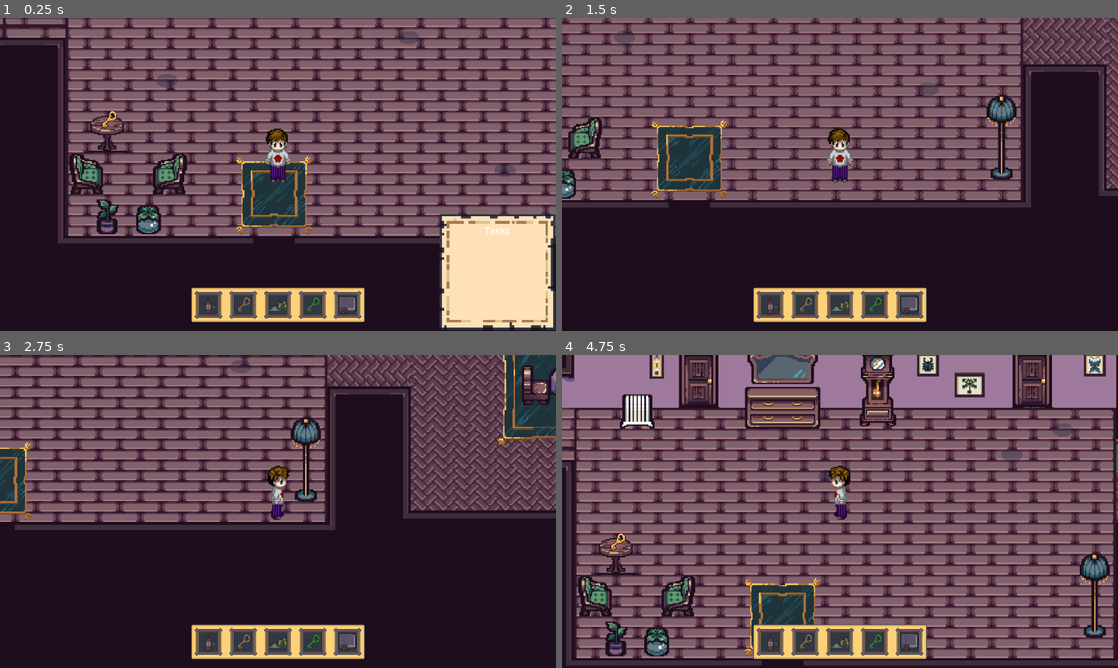
Above: before the commit, frames 1-4 (two rows, left to right).
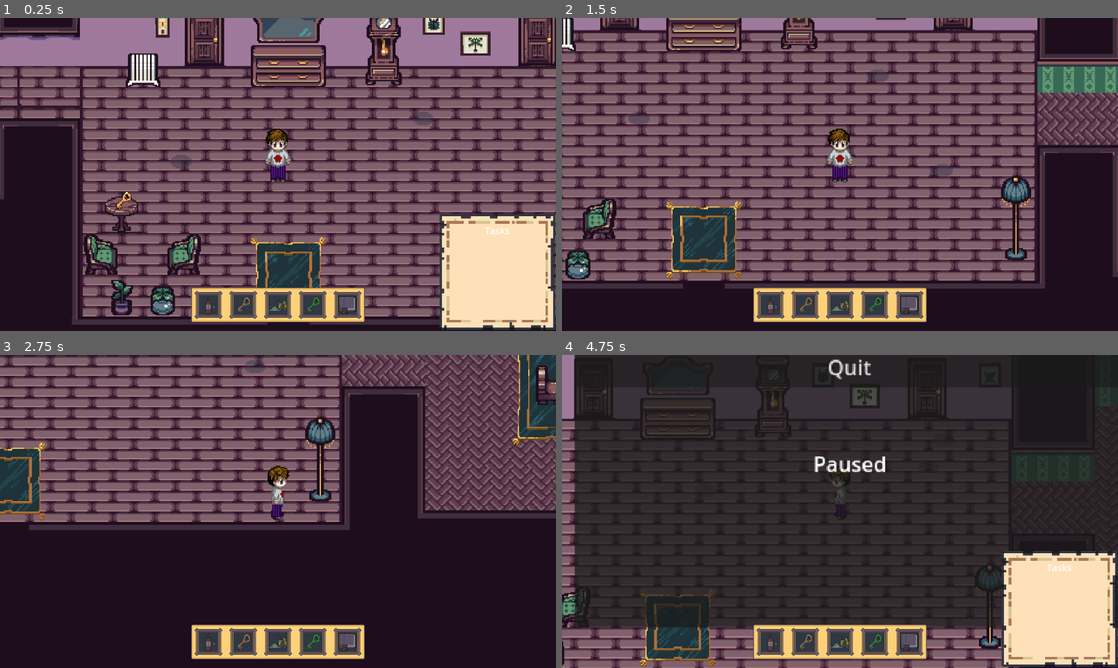
Above: after the commit, the same moments.

Repository: EvanNavel/HauntedSpouse
Game: Godot game, scene res://scenes/House/testing/test_first_floor.tscn
The game is run twice, just before and just after one commit, with the same random seed, the same clock (stepped at 60 frames per second) and the same inputs. This scene is started directly instead of the project's main scene.
Inputs (mouse positions are in pixels of both pictures, inside the frame that each line leads up to):
- Up to frame 1 (0.25 s): no input
- Up to frame 2 (1.5 s): move the mouse to (962, 158) at 0.52 s; hold D (walk_right) 0.53-1.28 s; tap E (interact) at 0.6 s; click (962, 158) at 0.67 s; move the mouse to (728, 190) at 1.27 s; hold S (walk_down) from 1.28 s (still down); tap Tab (task_toggle) at 1.35 s; click (728, 190) at 1.42 s
- Up to frame 3 (2.75 s): move the mouse to (333, 442) at 2.02 s; release S (walk_down) at 2.03 s; hold D (walk_right) from 2.03 s (still down); tap E (interact) at 2.1 s; click (333, 442) at 2.17 s
- Up to frame 4 (4.75 s): move the mouse to (812, 574) at 2.77 s; release D (walk_right) at 2.78 s; hold W (walk_up) 2.78-3.53 s; tap Tab (task_toggle) at 2.85, 4.35 s; click (812, 574) at 2.92 s; move the mouse to (1006, 558) at 3.52 s; hold A (walk_left) from 3.53 s (still down); tap E (interact) at 3.6 s; click (1006, 558) at 3.67 s; tap Escape (escape, bound only after the commit) at 4.15 s; move the mouse to (673, 464) at 4.27 s; click (673, 464) at 4.42 s

The runs differ from the first frame. In frame 1, 61% of the frame differs, in the area x 0-100%, y 0-98%; in frame 2, 63%; in frame 3, 22%; in frame 4, 84%, in the area x 0-100%, y 0-100%.
Error before the commit: Parse Error: Identifier "GlobalSettings" not declared in the current scope. (res://scenes/ui/pause_screen.gd:30)

Commit message:
Plz fix me

Diff:
--- a/hauntedspouse/project.godot
+++ b/hauntedspouse/project.godot
@@ -66,6 +66,11 @@
 "events": [Object(InputEventKey,"resource_local_to_scene":false,"resource_name":"","device":-1,"window_id":0,"alt_press …(192 unchanged characters)…
 ]
 }
+escape={
+"deadzone": 0.5,
+"events": [Object(InputEventKey,"resource_local_to_scene":false,"resource_name":"","device":-1,"window_id":0,"alt_pressed":false,"shift_pressed":false,"ctrl_pressed":false,"meta_pressed":false,"pressed":false,"keycode":0,"physical_keycode":4194305,"key_label":0,"unicode":0,"location":0,"echo":false,"script":null)
+]
+}
 
 [physics]
 
--- a/hauntedspouse/scenes/House/testing/test_first_floor.gd
+++ b/hauntedspouse/scenes/House/testing/test_first_floor.gd
@@ -7,8 +7,5 @@
 	pause_menu.hide()
 
 func _input(event):
-	if event.is_action_pressed("pause"):
-		if get_tree().paused:
-			pause_menu._on_resume_pressed()
-		else:
-			pause_menu.show_pause_menu()
+	if event.is_action_pressed("escape") and get_tree().paused == false:
+		pause_menu.show_pause_menu()
--- a/hauntedspouse/scenes/House/testing/test_first_floor.tscn
+++ b/hauntedspouse/scenes/House/testing/test_first_floor.tscn
@@ -33,17 +33,24 @@
 position = Vector2(-601, 182)
 
 [node name="Player" parent="." node_paths=PackedStringArray("task_panel", "inventory_panel") instance=ExtResource("6_mjk2y")]
-position = Vector2(378, 359)
+position = Vector2(367, 297)
 task_panel = NodePath("../GameScreen/TaskPanel")
 inventory_panel = NodePath("../GameScreen/InventoryPanel")
 
 [node name="OverworldMusic" type="AudioStreamPlayer2D" parent="Player"]
-position = Vector2(-3.33337, -20)
+position = Vector2(-3.6478e-05, -20)
 scale = Vector2(1.11111, 1.11111)
 stream = ExtResource("8_3x087")
 autoplay = true
 
 [node name="GameScreen" parent="." instance=ExtResource("7_wa2xf")]
+
+[node name="Control" parent="GameScreen" index="1"]
+anchors_preset = 0
+offset_left = -166.0
+offset_top = 417.0
+offset_right = 154.0
+offset_bottom = 627.0
 
 [node name="Parlor" parent="." instance=ExtResource("9_ews1l")]
 position = Vector2(488, -103)
--- a/hauntedspouse/scenes/ui/game_screen.tscn
+++ b/hauntedspouse/scenes/ui/game_screen.tscn
@@ -1,7 +1,8 @@
-[gd_scene load_steps=3 format=3 uid="uid://d31egc2sj82um"]
+[gd_scene load_steps=4 format=3 uid="uid://d31egc2sj82um"]
 
 [ext_resource type="PackedScene" uid="uid://cxmbi20h60tp3" path="res://scenes/ui/task_panel.tscn" id="1_t3yjw"]
 [ext_resource type="PackedScene" uid="uid://dcuymj6kvo5op" path="res://scenes/ui/inventory_panel.tscn" id="2_1grb4"]
+[ext_resource type="PackedScene" uid="uid://12y6rjg01tss" path="res://scenes/ui/pause_screen.tscn" id="2_wr41y"]
 
 [node name="GameScreen" type="CanvasLayer"]
 
@@ -16,6 +17,12 @@
 size_flags_horizontal = 8
 size_flags_vertical = 8
 
+[node name="Control" parent="." instance=ExtResource("2_wr41y")]
+offset_left = 317.0
+offset_top = 148.0
+offset_right = 637.0
+offset_bottom = 358.0
+
 [node name="InventoryPanel" parent="." instance=ExtResource("2_1grb4")]
 offset_top = -75.0
 offset_bottom = -15.0
--- a/hauntedspouse/scenes/ui/pause_screen.gd
+++ b/hauntedspouse/scenes/ui/pause_screen.gd
@@ -1,37 +1,63 @@
 extends Control
-
-@onready var resume_button = $VBoxContainer/resume_button
-@onready var settings_button = $VBoxContainer/settings_button
-@onready var quit_button = $VBoxContainer/quit_button
+@onready var resume_button = $MarginContainer/VBoxContainer/resume_button
+@onready var quit_button = $MarginContainer/VBoxContainer/quit_button
 
 func _ready():
 	#_on_resume_button_pressed.connect(_on_resume_pressed)
-	#_on_settings_button_pressed.connect(_on_settings_pressed)
-	#_on_quit_button_pressed.connect(_on_quit_pressed)
+#	_on_settings_button_pressed.connect(_on_settings_pressed)
+#	#_on_quit_button_pressed.connect(_on_quit_pressed)
 	resume_button.mouse_filter = Control.MOUSE_FILTER_STOP
-	settings_button.mouse_filter = Control.MOUSE_FILTER_STOP
 	quit_button.mouse_filter = Control.MOUSE_FILTER_STOP
 	set_z_index(2)
 	hide()
 
 
-func show_pause_menu():
-	show()
+func resume():
+	get_tree().paused = false
+
+func pause():
 	get_tree().paused = true
-
+	print("1")
+	get_tree().change_scene_to_file("res://scenes/ui/pause_screen.tscn")
+func testEsc():
+	if Input.is_action_just_pressed("esc") and get_tree().paused == false:
+		pause()
+	elif Input.is_action_just_pressed("esc") and get_tree().paused == true:
+		resume()
 
 func _on_resume_button_pressed() -> void:
-	print ("sings pressed")
-	get_tree().paused = false
+	resume()
 	hide()
 
 func _on_settings_button_pressed() -> void:
-	print ("settings pressed")
-	GlobalSettings.previous_scene = "pause"
 	get_tree().change_scene_to_file("res://scenes/ui/settings.tscn")
 
 
 func _on_quit_button_pressed() -> void:
-	print ("sq pressed")
+	resume()
+	get_tree().change_scene_to_file("res://scenes/ui/title_screen.tscn")
+
+
+func show_pause_menu():
+	show()
+	get_tree().paused = true
+func hide_pause_menu():
+	hide()
 	get_tree().paused = false
-	get_tree().change_scene_to_file("res://scenes/ui/title_screen.tscn")
+
+
+
+#func _on_resume_button_pressed() -> void:
+#	print ("sings pressed")
+#	get_tree().paused = false
+#	hide()
+
+#func _on_settings_button_pressed() -> void:
+#	print ("settings pressed")
+#	get_tree().change_scene_to_file("res://scenes/ui/settings.tscn")
+
+
+#func _on_quit_button_pressed() -> void:
+#	print ("sq pressed")
+#	get_tree().paused = false
+#	get_tree().change_scene_to_file("res://scenes/ui/title_screen.tscn")
--- a/hauntedspouse/scenes/ui/pause_screen.tscn
+++ b/hauntedspouse/scenes/ui/pause_screen.tscn
@@ -2,51 +2,41 @@
 
 [ext_resource type="Script" path="res://scenes/ui/pause_screen.gd" id="1_3b3mg"]
 
-[node name="Control" type="Control"]
-layout_mode = 3
-anchors_preset = 0
-offset_right = 40.0
-offset_bottom = 40.0
+[node name="Control" type="PanelContainer"]
+custom_minimum_size = Vector2(320, 210)
+anchors_preset = -1
+offset_left = 296.0
+offset_top = 124.0
+offset_right = 719.0
+offset_bottom = 374.0
 script = ExtResource("1_3b3mg")
 
-[node name="ColorRect" type="ColorRect" parent="."]
-layout_mode = 0
-offset_left = -116.0
-offset_top = -154.0
-offset_right = 1078.0
-offset_bottom = 668.0
+[node name="MarginContainer" type="MarginContainer" parent="."]
+layout_mode = 2
+
+[node name="ColorRect" type="ColorRect" parent="MarginContainer"]
+layout_mode = 2
 color = Color(0.11, 0.11, 0.11, 0.4)
 
-[node name="Label" type="Label" parent="."]
-layout_mode = 0
-offset_left = 348.0
-offset_top = 113.0
-offset_right = 435.0
-offset_bottom = 168.0
-scale = Vector2(2.00982, 1.79824)
+[node name="Label" type="Label" parent="MarginContainer"]
+layout_mode = 2
 text = "Paused"
 horizontal_alignment = 1
 vertical_alignment = 1
 
-[node name="VBoxContainer" type="VBoxContainer" parent="."]
-layout_mode = 0
-offset_left = 248.0
-offset_top = 288.0
-offset_right = 623.0
-offset_bottom = 527.0
+[node name="VBoxContainer" type="VBoxContainer" parent="MarginContainer"]
+layout_mode = 2
 
-[node name="resume_button" type="Button" parent="VBoxContainer"]
+[node name="resume_button" type="Button" parent="MarginContainer/VBoxContainer"]
+process_mode = 3
 layout_mode = 2
 text = "Resume"
 
-[node name="settings_button" type="Button" parent="VBoxContainer"]
+[node name="quit_button" type="Button" parent="MarginContainer/VBoxContainer"]
+process_mode = 3
 layout_mode = 2
-text = "Settings"
+text = "Quit
+"
 
-[node name="quit_button" type="Button" parent="VBoxContainer"]
-layout_mode = 2
-text = "Back to Main Menu"
-
-[connection signal="pressed" from="VBoxContainer/resume_button" to="." method="_on_resume_button_pressed"]
-[connection signal="pressed" from="VBoxContainer/settings_button" to="." method="_on_settings_button_pressed"]
-[connection signal="pressed" from="VBoxContainer/quit_button" to="." method="_on_quit_button_pressed"]
+[connection signal="pressed" from="MarginContainer/VBoxContainer/resume_button" to="." method="_on_resume_button_pressed"]
+[connection signal="pressed" from="MarginContainer/VBoxContainer/quit_button" to="." method="_on_quit_button_pressed"]
--- a/hauntedspouse/scenes/ui/settings.gd
+++ b/hauntedspouse/scenes/ui/settings.gd
@@ -2,12 +2,9 @@
 
 @onready var fullscreen_button = $VBoxContainer/fullscreen_button
 @onready var sound_button = $VBoxContainer/volume_button
-@onready var back_button = $VBoxContainer/back_button
-
 func _ready():
 	fullscreen_button.pressed.connect(_toggle_fullscreen)
 	sound_button.pressed.connect(_toggle_sound)
-	back_button.pressed.connect(_go_back)
 
 func _toggle_fullscreen():
 	DisplayServer.window_set_mode(DisplayServer.WINDOW_MODE_FULLSCREEN if not DisplayServer.window_get_mode() == DisplayServer.WINDOW_MODE_FULLSCREEN else DisplayServer.WINDOW_MODE_WINDOWED)
@@ -16,7 +13,7 @@
 	AudioServer.set_bus_mute(0, not AudioServer.is_bus_mute(0))
 
 func _go_back():
-	if GlobalSettings.previous_scene == "pause":
-		get_tree().change_scene_to_file("res://scenes/ui/pause_screen.tscn")  # Go back to pause
-	else:
-		get_tree().change_scene_to_file("res://scenes/ui/title_screen.tscn")  # Go back to title
+	get_tree().change_scene_to_file("res://scenes/ui/title_screen.tscn")
+
+func _on_back_button_pressed() -> void:
+	_go_back()
--- a/hauntedspouse/scenes/ui/settings.tscn
+++ b/hauntedspouse/scenes/ui/settings.tscn
@@ -30,13 +30,20 @@
 offset_bottom = -85.0
 
 [node name="fullscreen_button" type="Button" parent="VBoxContainer"]
+process_mode = 3
 layout_mode = 2
 text = "Toggle Fullscreen"
 
 [node name="volume_button" type="Button" parent="VBoxContainer"]
+process_mode = 3
 layout_mode = 2
 text = "Mute Volume"
 
 [node name="back_button" type="Button" parent="VBoxContainer"]
+process_mode = 3
 layout_mode = 2
 text = "Back"
+
+[connection signal="pressed" from="VBoxContainer/fullscreen_button" to="." method="_on_fullscreen_button_pressed"]
+[connection signal="pressed" from="VBoxContainer/volume_button" to="." method="_on_volume_button_pressed"]
+[connection signal="pressed" from="VBoxContainer/back_button" to="." method="_on_back_button_pressed"]
--- a/hauntedspouse/scenes/ui/title_screen.gd
+++ b/hauntedspouse/scenes/ui/title_screen.gd
@@ -15,6 +15,5 @@
 func _on_settings_pressed():
 	get_tree().change_scene_to_file("res://scenes/ui/settings.tscn")
 
-
 func _on_quit_pressed():
 	get_tree().quit()
Not shown: 1 places in hauntedspouse/scenes/House/dining_room.tscn that only renumber resources
Not shown: 1 places in hauntedspouse/scenes/House/foyer.tscn that only renumber resources
Not shown: 1 places in hauntedspouse/scenes/House/kitchen.tscn that only renumber resources
Not shown: 1 places in hauntedspouse/scenes/House/parlor.tscn that only renumber resources
Not shown: 1 places in hauntedspouse/scenes/House/study.tscn that only renumber resources
Not shown: 1 places in hauntedspouse/scenes/minigames/clean_dishes.tscn that only renumber resources
Not shown: 1 places in hauntedspouse/scenes/minigames/moving_fires_screen.tscn that only renumber resources
